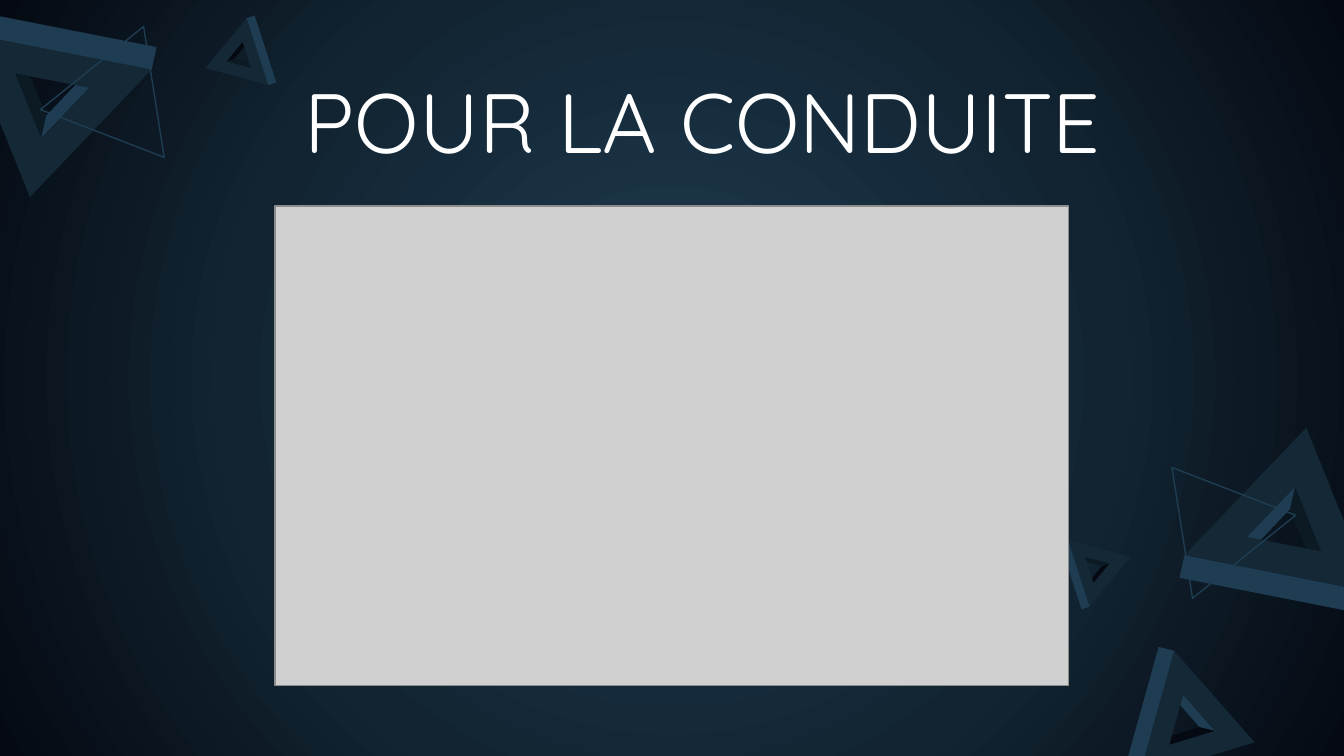
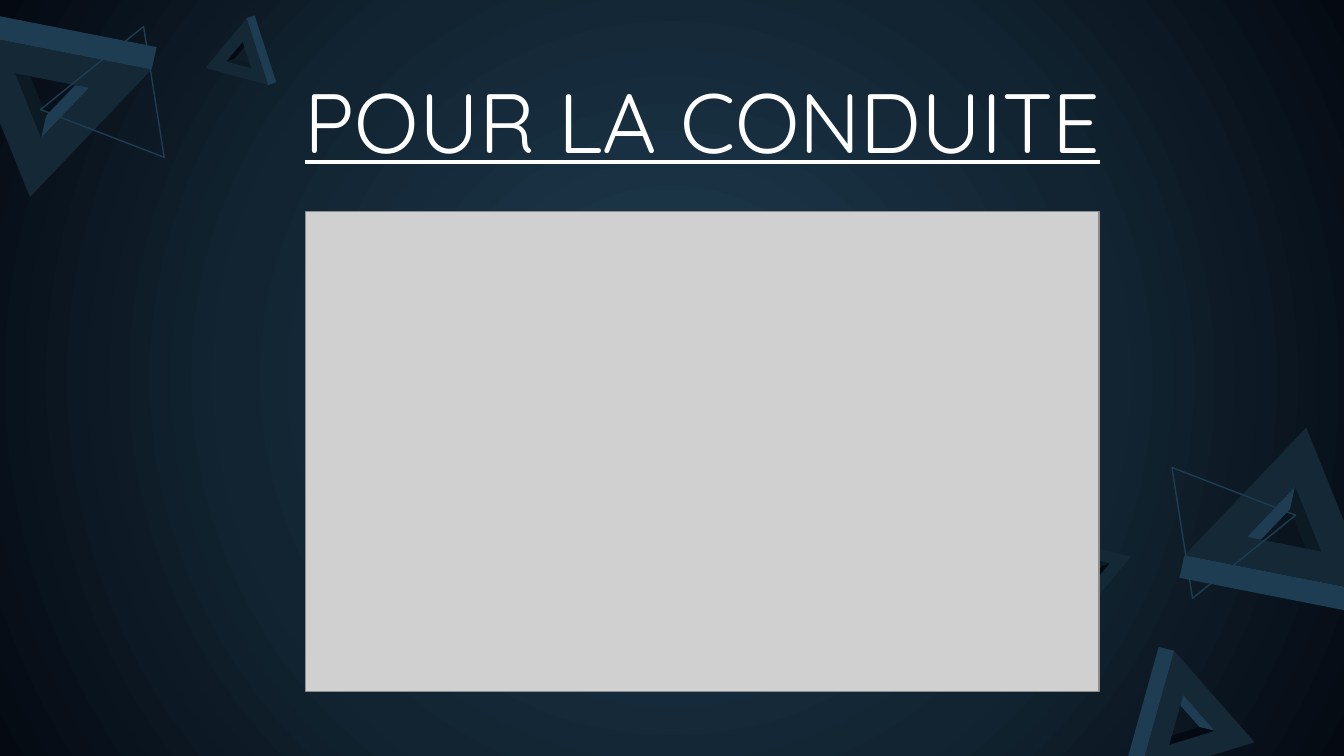
Before and after one commit to Steelataure/B3-dev, a slide deck: slide 3 of Communication et socio-psychologie/Devoirs/Produit projet.pptx. Drawn at 1344x756 pixels with LibreOffice and Linux fonts; fonts in the diff are those of the drawing; grey boxes stand for pictures. Boxes give left, top, right and bottom in pixels: in the first picture for what was removed or moved away, otherwise in the second. Text is boxed around its words. In the diff, an @@ line names an element or a change of style, - is before the commit and + after.

```diff
--- a/Communication et socio-psychologie/Devoirs/Produit projet.pptx
+++ b/Communication et socio-psychologie/Devoirs/Produit projet.pptx
@@ title "POUR LA CONDUITE" at (305, 93, 1100, 164): underline on @@
@@ picture: place and size @@
-picture at (276, 206, 1068, 685)
+picture at (305, 211, 1098, 691)
```
Also in this commit, not shown: 1 other slide changed, 1 slide added, 16 other files.
